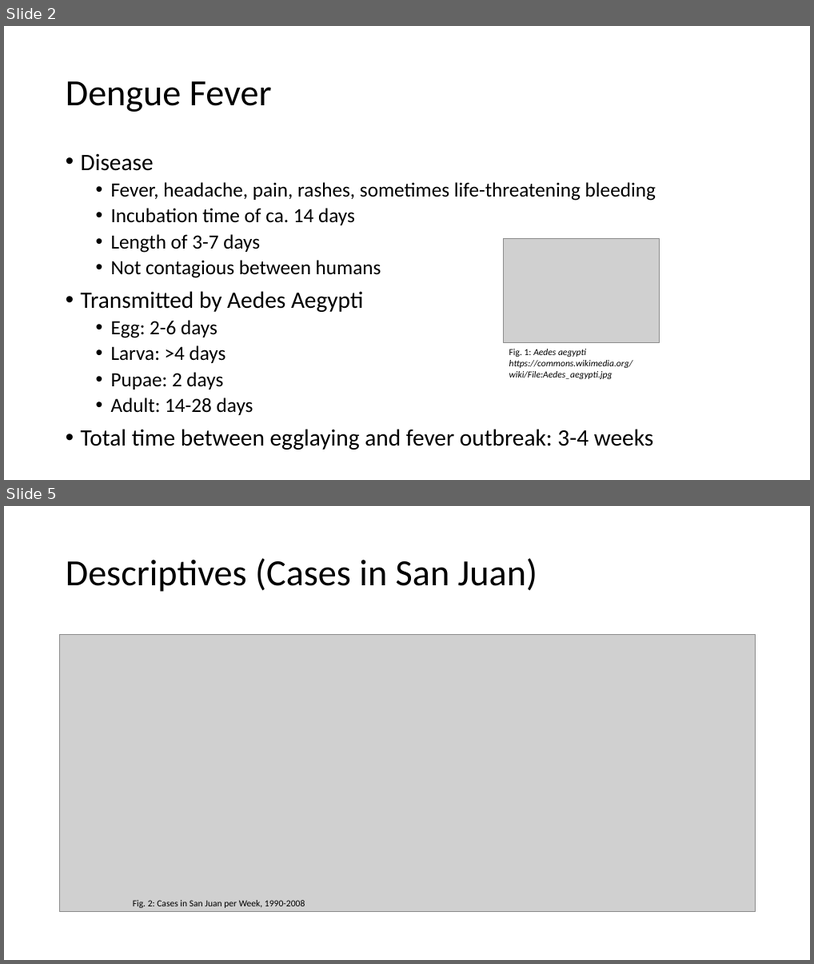
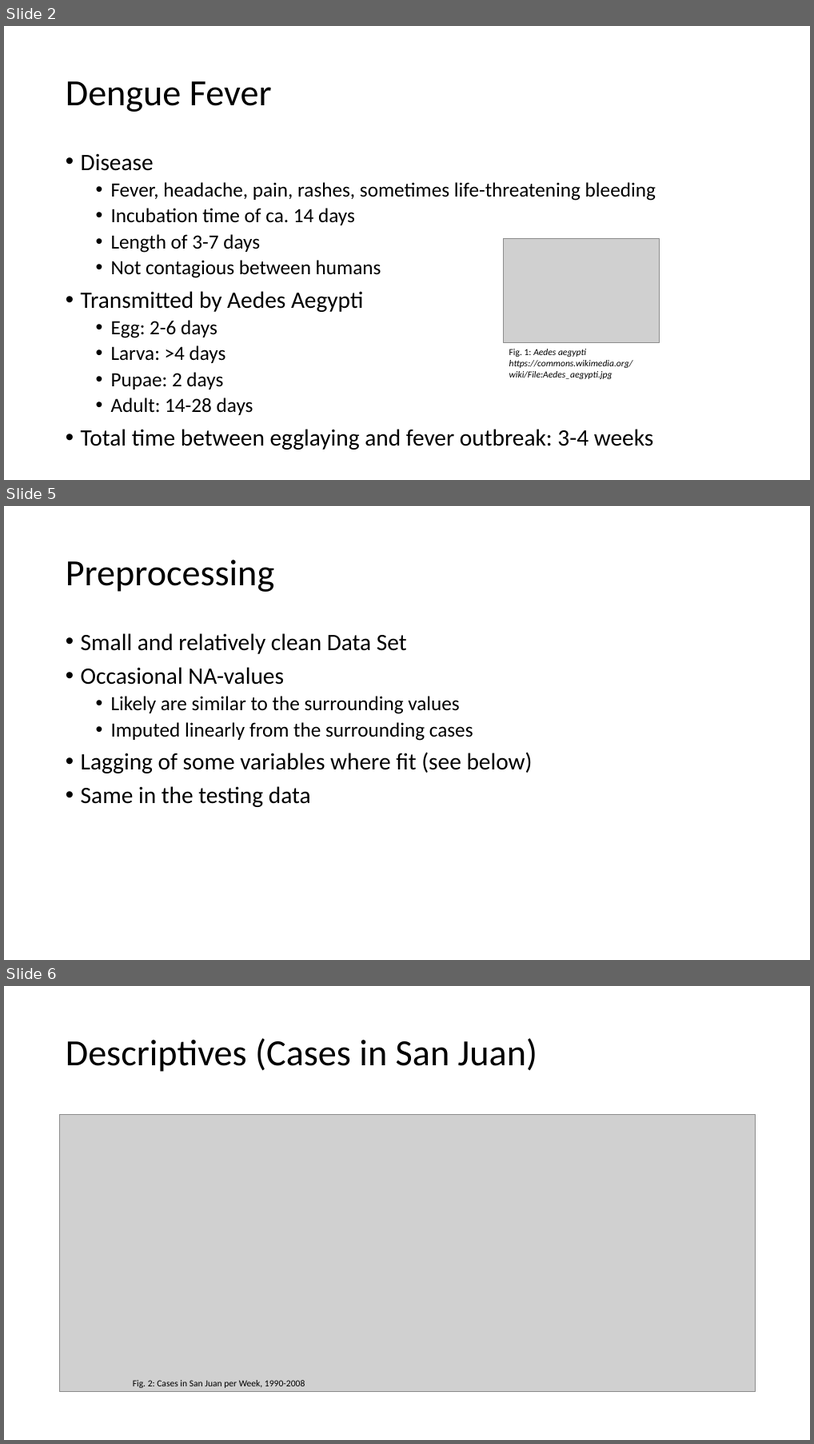
Before and after one commit to mariiader/adc_project, a slide deck: DengAI_PP_3.pptx. Shown one above the other, each under a label of ours: slides 2 and 5 before the commit, slides 2, 5 and 6 after it; the slides between them are not shown. The pictures are 814x964 and 814x1444 pixels, drawn with LibreOffice and Linux fonts; fonts in the diff are those of the drawing; grey boxes stand for pictures. Boxes give left, top, right and bottom in pixels: in the first picture for what was removed or moved away, otherwise in the second. Text is boxed around its words. In the diff, an @@ line names an element or a change of style, - is before the commit and + after.

```diff
--- a/DengAI_PP_3.pptx
+++ b/DengAI_PP_3.pptx
@@ slide 5 added at (4, 506, 810, 960), background #FFFFFF @@
@@ title added at (66, 560, 274, 592), 44 pt, text #000000 @@
+Preprocessing
@@ text added at (81, 633, 533, 807), 28 pt, text #000000 @@
+• Small and relatively clean Data Set
+• Occasional NA-values
+  • Likely are similar to the surrounding values
+  • Imputed linearly from the surrounding cases
+• Lagging of some variables where fit (see below)
+• Same in the testing data
@@ what was slide 5 is now slide 6 @@
```
Also in this commit, not shown: 9 slides changed, 3 other slides added, 3 slides removed, 14 other files.
